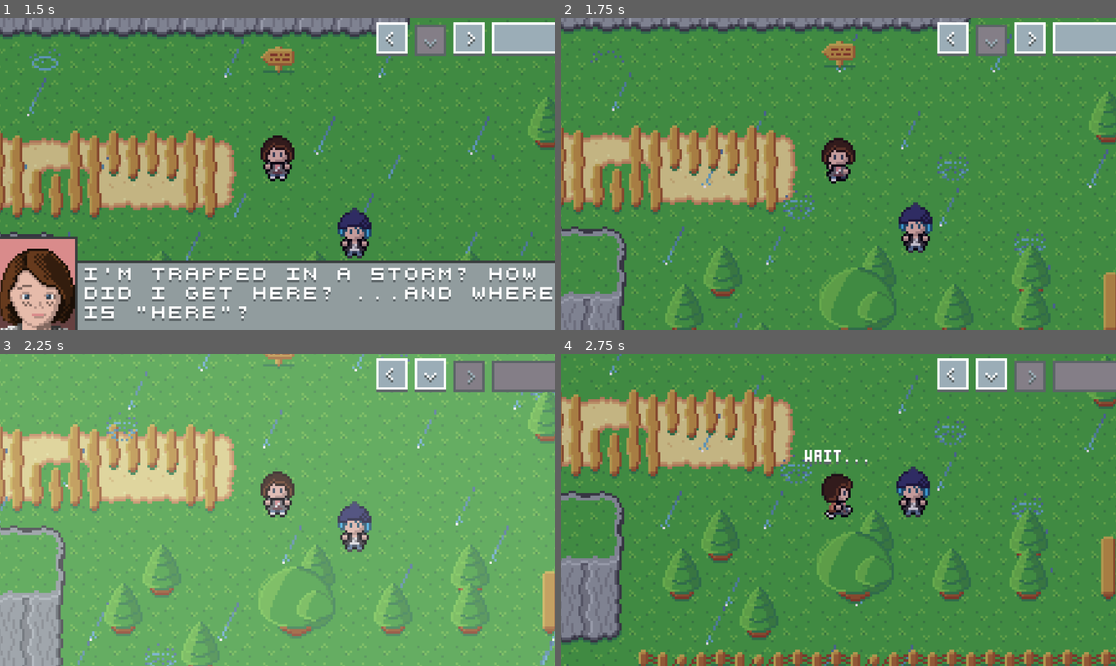
Above: before the commit, frames 1-4 (two rows, left to right).
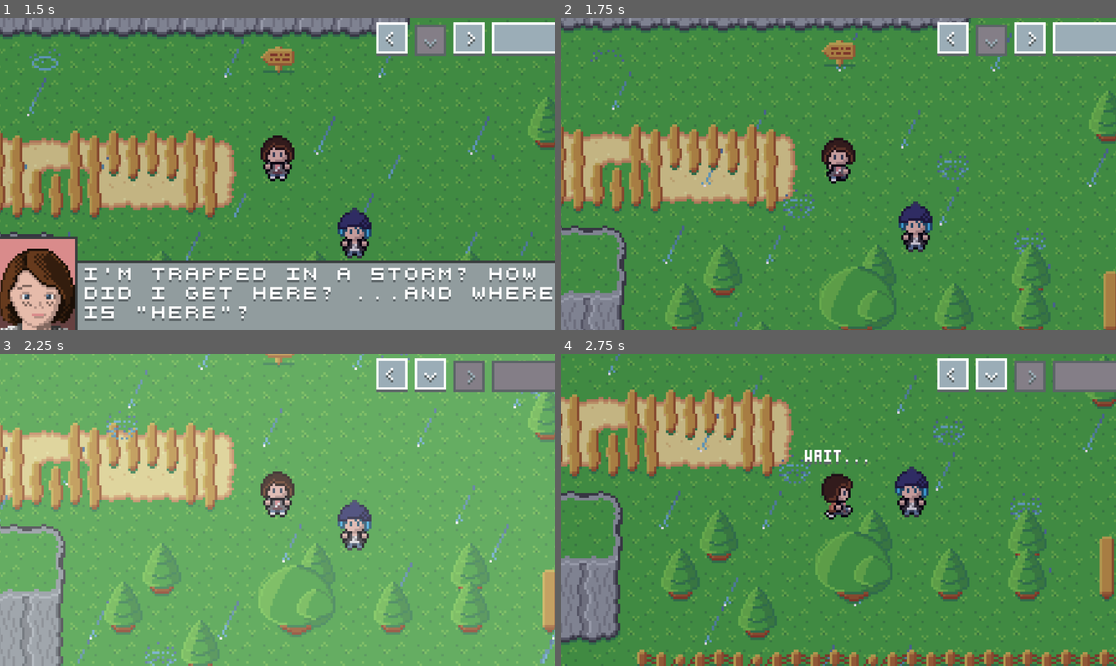
Above: after the commit, the same moments.

Repository: minkezhang/lis
Game: Godot game, scene res://scenes/level/level.tscn
Two runs of this game, one before a commit and one after it. Both use one fixed random seed, a clock stepped at 60 frames per second and the inputs below. The project has no main scene, so this scene is started directly.
Inputs:
- Up to frame 1 (1.5 s): tap Enter (ui_accept) at 0.5, 1.35 s; hold Right (ui_right) 0.53-1.28 s; hold Enter (ui_accept) 0.53-1.28 s; hold Down (ui_down) from 1.28 s (still down)
- Up to frame 2 (1.75 s): keep holding Down (ui_down); tap Enter (ui_accept) at 1.52 s
- Up to frame 3 (2.25 s): tap Enter (ui_accept) at 1.82 s; release Down (ui_down) at 2.03 s; hold Right (ui_right) from 2.03 s (still down); hold Enter (ui_accept) from 2.03 s (still down)
- Up to frame 4 (2.75 s): keep holding Right (ui_right); keep holding Enter (ui_accept)

Frame 1 is identical in both runs. In frame 2, 5.3% of the frame differs, in the area x 0-100%, y 0-100%; in frame 3, 7.1%; in frame 4, 10%.

Commit message:
Update controllers to fire only once

Diff:
--- a/scenes/level/controller/controller.gd
+++ b/scenes/level/controller/controller.gd
@@ -14,7 +14,7 @@
 	mode: _libcontroller.ControllerMode,
 	target_enabled_state: bool,
 ):
-	assert(mode != _libcontroller.ControllerMode.DEBUG, "cannot manually set to the debug controller type")
+	assert(mode != _libcontroller.ControllerMode.DEBUG, 'cannot manually set to the debug controller type')
 	# Do something only if a change was detected.
 	if (
 		target_enabled_state and mode == _curr_controller_mode
--- a/scenes/level/controller/debug.gd
+++ b/scenes/level/controller/debug.gd
@@ -16,27 +16,28 @@
 	_is_enabled = true
 	_controller = _libcontroller.DebugControllerConfig.new()
 
-func _process(_delta):
-	if not _is_enabled:
+
+func _input(event):
+	if not is_enabled():
 		return
 
-	if Input.is_action_just_pressed('ui_up'):
+	if event.is_action_pressed('ui_up'):
 		_controller.n_handler(_libcontroller.ControllerInputAction.PRESSED)
-	if Input.is_action_just_pressed('ui_down'):
+	if event.is_action_pressed('ui_down'):
 		_controller.s_handler(_libcontroller.ControllerInputAction.PRESSED)
-	if Input.is_action_just_pressed('ui_left'):
+	if event.is_action_pressed('ui_left'):
 		_controller.w_handler(_libcontroller.ControllerInputAction.PRESSED)
-	if Input.is_action_just_pressed('ui_right'):
+	if event.is_action_pressed('ui_right'):
 		_controller.e_handler(_libcontroller.ControllerInputAction.PRESSED)
-	if Input.is_action_just_pressed('ui_accept'):
+	if event.is_action_pressed('ui_accept'):
 		_controller.accept_handler(_libcontroller.ControllerInputAction.PRESSED)
-	if Input.is_action_just_released('ui_up'):
+	if event.is_action_released('ui_up'):
 		_controller.n_handler(_libcontroller.ControllerInputAction.RELEASED)
-	if Input.is_action_just_released('ui_down'):
+	if event.is_action_released('ui_down'):
 		_controller.s_handler(_libcontroller.ControllerInputAction.RELEASED)
-	if Input.is_action_just_released('ui_left'):
+	if event.is_action_released('ui_left'):
 		_controller.w_handler(_libcontroller.ControllerInputAction.RELEASED)
-	if Input.is_action_just_released('ui_right'):
+	if event.is_action_released('ui_right'):
 		_controller.e_handler(_libcontroller.ControllerInputAction.RELEASED)
-	if Input.is_action_just_released('ui_accept'):
+	if event.is_action_released('ui_accept'):
 		_controller.accept_handler(_libcontroller.ControllerInputAction.RELEASED)
--- a/scenes/level/controller/dialog.gd
+++ b/scenes/level/controller/dialog.gd
@@ -1,11 +1,11 @@
 extends NullControllerScene
 
 
-func _process(_delta):
+func _input(event):
 	if not is_enabled():
 		return
 
-	if Input.is_action_just_pressed('ui_accept'):
+	if event.is_action_pressed('ui_accept'):
 		_controller.accept_handler(_libcontroller.ControllerInputAction.PRESSED)
 
 
